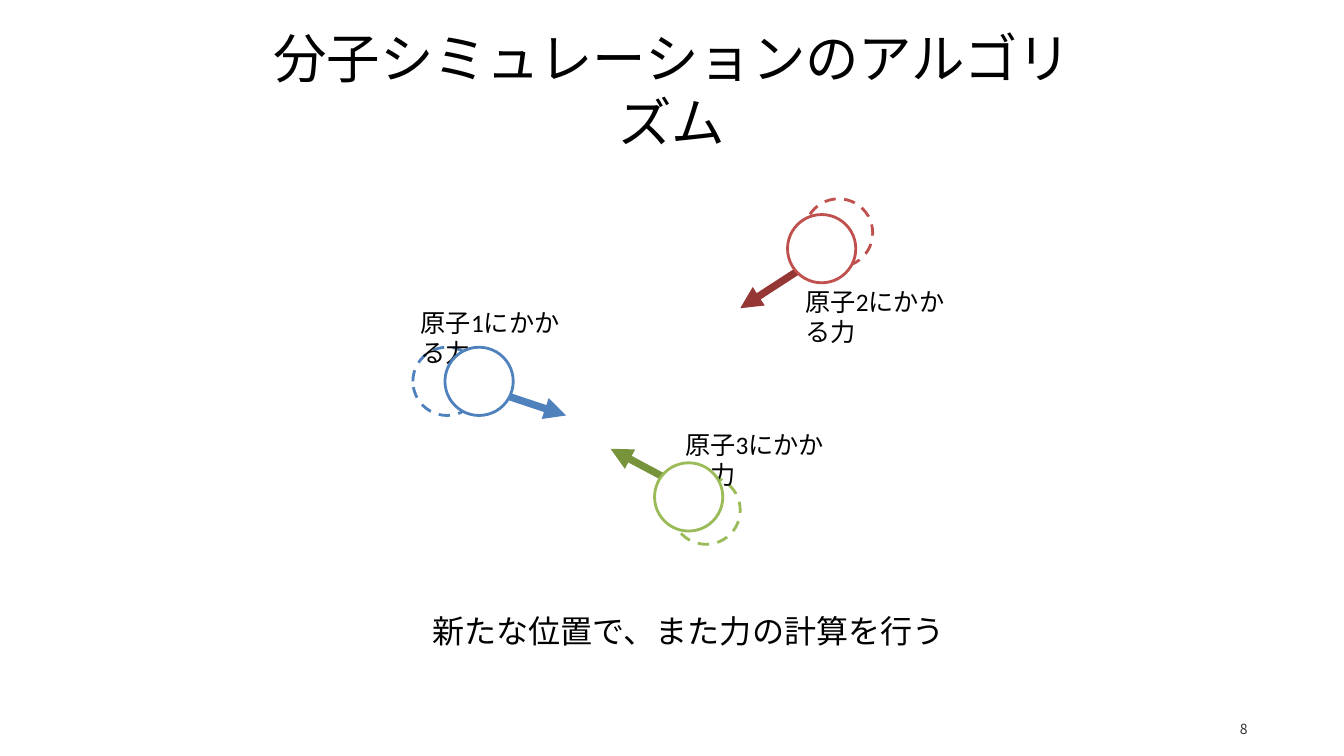
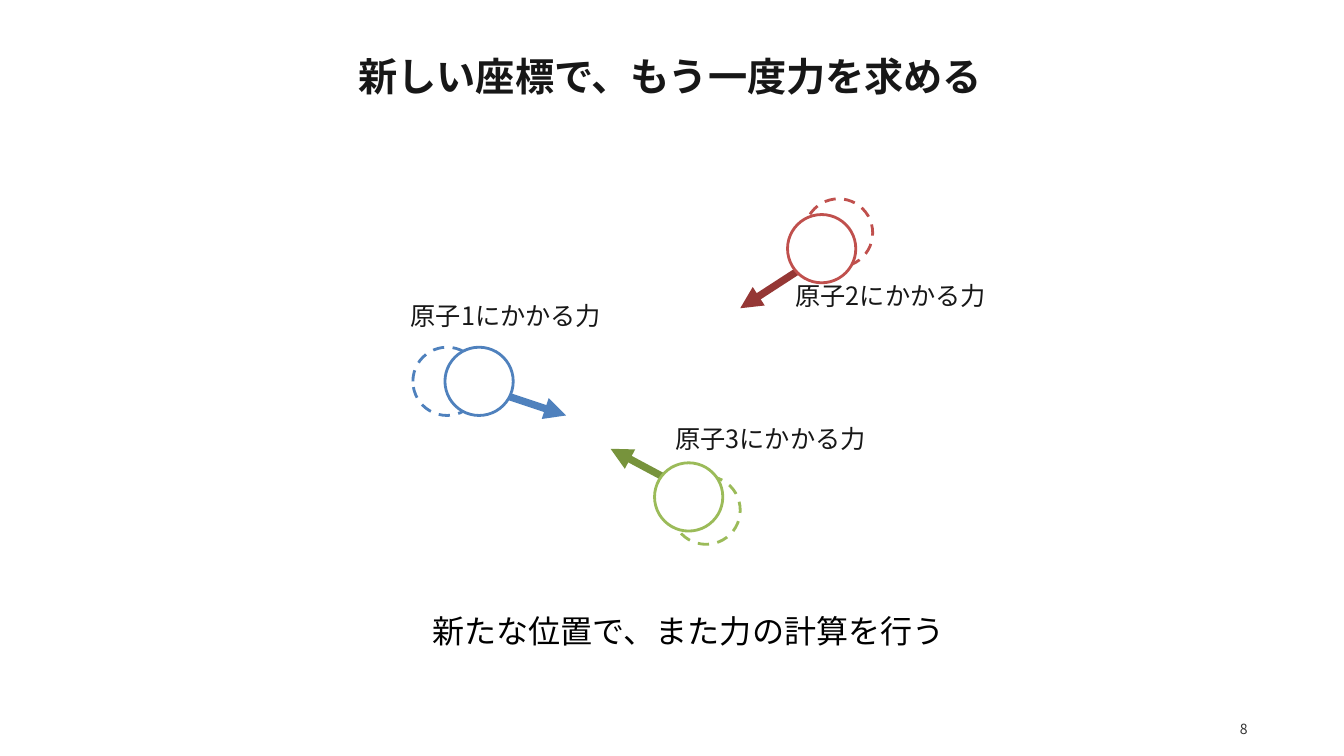
Before and after one commit to matsunagalab/lecture_bioinfo, a slide deck: slide 8 of 11_分子動力学シミュレーション/11_分子動力学シミュレーション.pptx. Drawn at 1344x756 pixels with LibreOffice and Linux fonts; fonts in the diff are those of the drawing. Boxes give left, top, right and bottom in pixels: in the first picture for what was removed or moved away, otherwise in the second. Text is boxed around its words. In the diff, an @@ line names an element or a change of style, - is before the commit and + after.

```diff
--- a/11_分子動力学シミュレーション/11_分子動力学シミュレーション.pptx
+++ b/11_分子動力学シミュレーション/11_分子動力学シミュレーション.pptx
@@ title "新しい座標で、もう一度力を求める" at (359,57,983,95): vertical alignment middle to top @@
@@ title at (359,57,983,95): text changed; size 38.1 to 28 pt; font Calibri to Noto Sans CJK JP; text colour #000000 to #171717; bold on @@
-分子シミュレーションのアルゴリズム
+新しい座標で、もう一度力を求める
@@ font Calibri to Noto Sans CJK JP, text colour #000000 to #171717; line spacing 1 to 20.7pt in 3 elements at (411,304,601,327), (675,427,865,450), (795,279,985,307) @@
```
Also in this commit, not shown: 53 other slides changed, 4 slides added, 4 slides removed, 2 other files.
